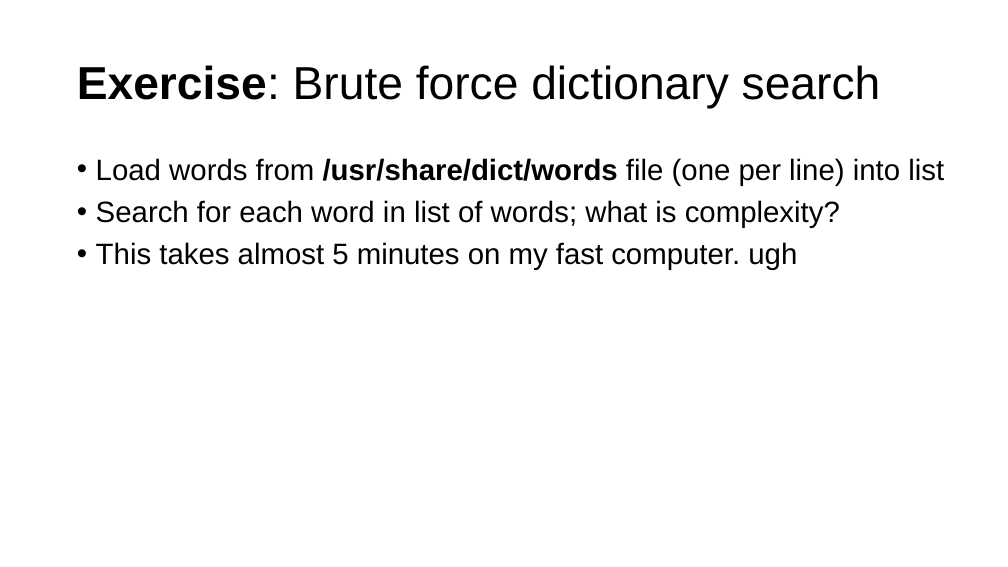
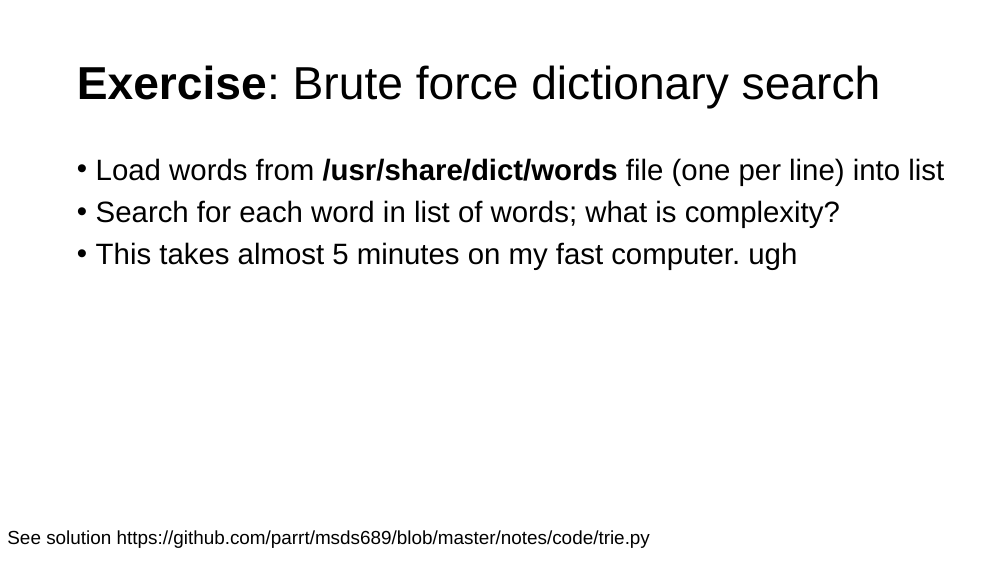
Before and after one commit to parrt/msds689, a slide deck: slide 15 of notes/searching.pptx. Drawn at 1008x567 pixels with LibreOffice and Linux fonts; fonts in the diff are those of the drawing; background and template pictures are left out. Boxes give left, top, right and bottom in pixels: in the first picture for what was removed or moved away, otherwise in the second. Text is boxed around its words. In the diff, an @@ line names an element or a change of style, - is before the commit and + after.

```diff
--- a/notes/searching.pptx
+++ b/notes/searching.pptx
@@ text added at (7,530,650,548), 18 pt, text #000000 @@
+See solution https://github.com/parrt/msds689/blob/master/notes/code/trie.py
```
Also in this commit, not shown: 1 other slide changed, 8 other files.
